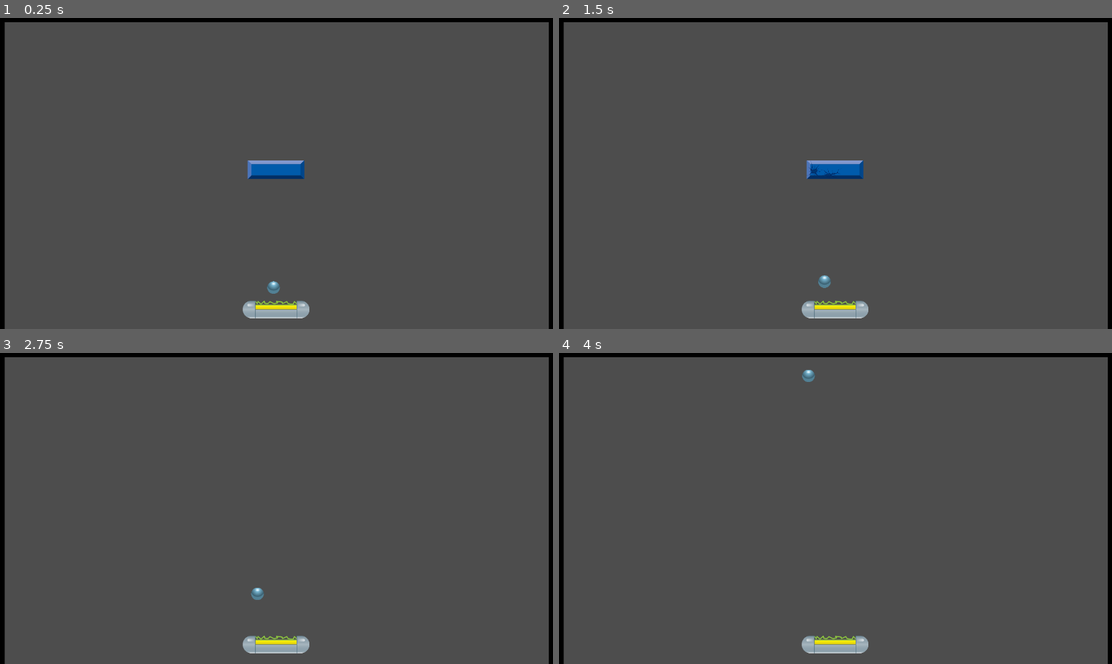
Above: before the commit, frames 1-4 (two rows, left to right).
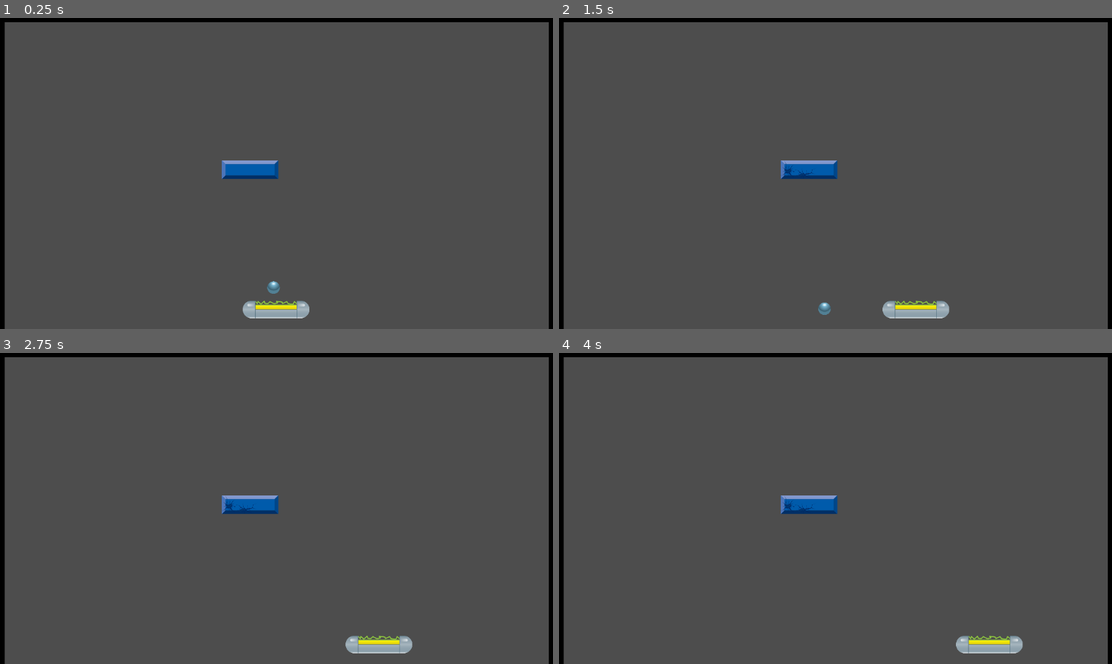
Above: after the commit, the same moments.

Repository: Plata101/arkanoid
Game: Godot game, scene res://scenes/game.tscn
Two runs of this game, one before a commit and one after it. Both use one fixed random seed, a clock stepped at 60 frames per second and the inputs below.
Inputs:
- Up to frame 1 (0.25 s): no input
- Up to frame 2 (1.5 s): tap Enter at 0.5 s; hold Right (moveRight, bound only after the commit) 0.53-1.28 s; hold Left (moveLeft, bound only after the commit) from 1.28 s (still down)
- Up to frame 3 (2.75 s): release Left (moveLeft, bound only after the commit) at 2.03 s; hold Right (moveRight, bound only after the commit) from 2.03 s (still down)
- Up to frame 4 (4 s): release Right (moveRight, bound only after the commit) at 3.53 s; hold Left (moveLeft, bound only after the commit) from 3.53 s (still down)

The runs differ from the first frame. In frame 1, 0.6% of the frame differs, in the area x 40-56%, y 45-52%; in frame 2, 1.9%, in the area x 40-71%, y 45-97%; in frame 3, 1.9%; in frame 4, 1.9%.

Commit message:
death zone added, paddle movement

Diff:
--- a/project.godot
+++ b/project.godot
@@ -22,6 +22,20 @@
 [global_group]
 
 bricks=""
+paddle=""
+
+[input]
+
+moveRight={
+"deadzone": 0.2,
+"events": [Object(InputEventKey,"resource_local_to_scene":false,"resource_name":"","device":-1,"window_id":0,"alt_pressed":false,"shift_pressed":false,"ctrl_pressed":false,"meta_pressed":false,"pressed":false,"keycode":0,"physical_keycode":4194321,"key_label":0,"unicode":0,"location":0,"echo":false,"script":null)
+]
+}
+moveLeft={
+"deadzone": 0.2,
+"events": [Object(InputEventKey,"resource_local_to_scene":false,"resource_name":"","device":-1,"window_id":0,"alt_pressed":false,"shift_pressed":false,"ctrl_pressed":false,"meta_pressed":false,"pressed":false,"keycode":0,"physical_keycode":4194319,"key_label":0,"unicode":0,"location":0,"echo":false,"script":null)
+]
+}
 
 [layer_names]
 
@@ -29,6 +43,7 @@
 2d_physics/layer_2="paddle"
 2d_physics/layer_3="bricks"
 2d_physics/layer_4="ball"
+2d_physics/layer_5="deathZone"
 
 [physics]
 
--- a/scenes/ball.tscn
+++ b/scenes/ball.tscn
@@ -13,7 +13,7 @@
 
 [node name="ball" type="RigidBody2D"]
 collision_layer = 8
-collision_mask = 7
+collision_mask = 23
 physics_material_override = SubResource("PhysicsMaterial_f7cbr")
 gravity_scale = 0.0
 contact_monitor = true
--- a/scenes/game.tscn
+++ b/scenes/game.tscn
@@ -1,15 +1,21 @@
-[gd_scene load_steps=6 format=3 uid="uid://vqu41gihw4nu"]
+[gd_scene load_steps=9 format=3 uid="uid://vqu41gihw4nu"]
 
+[ext_resource type="Script" uid="uid://dwjfdw6vp76go" path="res://scripts/game.gd" id="1_lbhrr"]
 [ext_resource type="PackedScene" uid="uid://bm3pc5ro5ka6f" path="res://scenes/paddle.tscn" id="1_uwrxv"]
 [ext_resource type="PackedScene" uid="uid://bplroogxcbbit" path="res://scenes/ball.tscn" id="2_yqjtg"]
 [ext_resource type="PackedScene" uid="uid://bjwm3mnjqoliy" path="res://scenes/brick.tscn" id="3_lnu2h"]
+[ext_resource type="AudioStream" uid="uid://cd7opfyenmm2g" path="res://assets/lostLife.mp3" id="5_iywne"]
 
 [sub_resource type="NoiseTexture2D" id="NoiseTexture2D_lnu2h"]
 
 [sub_resource type="RectangleShape2D" id="RectangleShape2D_lnu2h"]
 size = Vector2(465.413, 787.701)
 
+[sub_resource type="RectangleShape2D" id="RectangleShape2D_lbhrr"]
+size = Vector2(1290, 207)
+
 [node name="game" type="Node2D"]
+script = ExtResource("1_lbhrr")
 
 [node name="Paddle" parent="." instance=ExtResource("1_uwrxv")]
 position = Vector2(576, 608)
@@ -18,7 +24,7 @@
 position = Vector2(573, 470)
 
 [node name="brick" parent="." instance=ExtResource("3_lnu2h")]
-position = Vector2(575, 322)
+position = Vector2(522, 322)
 
 [node name="leftWall" type="StaticBody2D" parent="."]
 position = Vector2(0, 280)
@@ -62,3 +68,16 @@
 position = Vector2(12.3921, 1.52588e-05)
 scale = Vector2(1.11829, 0.648595)
 shape = SubResource("RectangleShape2D_lnu2h")
+
+[node name="DeathZone" type="Area2D" parent="."]
+collision_layer = 16
+collision_mask = 8
+
+[node name="CollisionShape2D" type="CollisionShape2D" parent="DeathZone"]
+position = Vector2(583, 780)
+shape = SubResource("RectangleShape2D_lbhrr")
+
+[node name="lifeLostSound" type="AudioStreamPlayer2D" parent="DeathZone"]
+stream = ExtResource("5_iywne")
+
+[connection signal="body_entered" from="DeathZone" to="." method="_on_death_zone_body_entered"]
--- a/scenes/paddle.tscn
+++ b/scenes/paddle.tscn
@@ -38,9 +38,11 @@
 [sub_resource type="RectangleShape2D" id="RectangleShape2D_mo4dg"]
 size = Vector2(106, 36)
 
-[node name="Paddle" type="CharacterBody2D"]
+[node name="Paddle" type="RigidBody2D" groups=["paddle"]]
 collision_layer = 2
 collision_mask = 8
+freeze = true
+freeze_mode = 1
 script = ExtResource("1_y7wee")
 
 [node name="AnimatedSprite2D" type="AnimatedSprite2D" parent="."]
@@ -48,12 +50,12 @@
 scale = Vector2(0.28125, 0.28125)
 sprite_frames = SubResource("SpriteFrames_kvcsl")
 
-[node name="CollisionShape2D3" type="CollisionShape2D" parent="."]
+[node name="right" type="CollisionShape2D" parent="."]
 position = Vector2(48.9062, -2)
 scale = Vector2(1.10014, 0.980446)
 shape = SubResource("CircleShape2D_y7wee")
 
-[node name="CollisionShape2D4" type="CollisionShape2D" parent="."]
+[node name="left" type="CollisionShape2D" parent="."]
 position = Vector2(-50.0938, -2)
 scale = Vector2(1.10014, 0.980446)
 shape = SubResource("CircleShape2D_y7wee")
--- a/scripts/ball.gd
+++ b/scripts/ball.gd
@@ -16,6 +16,13 @@
 
 func _on_body_entered(body):
 	ping_sound.play()
+
+
+
+	if body.is_in_group("paddle"):
+		# --- CLASSIC ARKANOID BOUNCE LOGIC ---
+		print("hit the paddle")
+
 	# Check if the body the ball hit is in the "bricks" group
 	if body.is_in_group("bricks"):
 		print("brick")
--- /dev/null
+++ b/scripts/game.gd
@@ -0,0 +1,11 @@
+extends Node2D
+
+# Corrected paths: "Ball" is capitalized and the path to the sound is direct.
+@onready var ball = $ball
+@onready var deathZone = $DeathZone
+@onready var lifeLostSound = $DeathZone/lifeLostSound
+
+func _on_death_zone_body_entered(body):
+	if body == ball:
+		lifeLostSound.play()
+		print("entered the death zone")
--- a/scripts/paddle.gd
+++ b/scripts/paddle.gd
@@ -1,6 +1,24 @@
-extends CharacterBody2D
+extends RigidBody2D
 
+@export var speed = 300.0 # You can change this speed in the Inspector
 @onready var playerPaddle = $AnimatedSprite2D
+
+var lock_position
 
 func _ready():
 	playerPaddle.play("default")
+	lock_position = position.y
+
+func _physics_process(delta):
+	# Get the player's input direction
+	var direction = Input.get_axis("moveLeft", "moveRight")
+
+	# Create a velocity vector for this frame
+	var velocity = Vector2.ZERO
+	velocity.x = direction * speed
+
+	# The key change:
+	# Move the kinematic body by the desired amount for this frame.
+	# We multiply by 'delta' here to make the movement frame-rate independent.
+	move_and_collide(velocity * delta)
+	position.y = lock_position
Not shown, added: assets/lostLife.mp3.import
Not shown, added: scripts/game.gd.uid
Not shown, added: assets/lostLife.mp3
